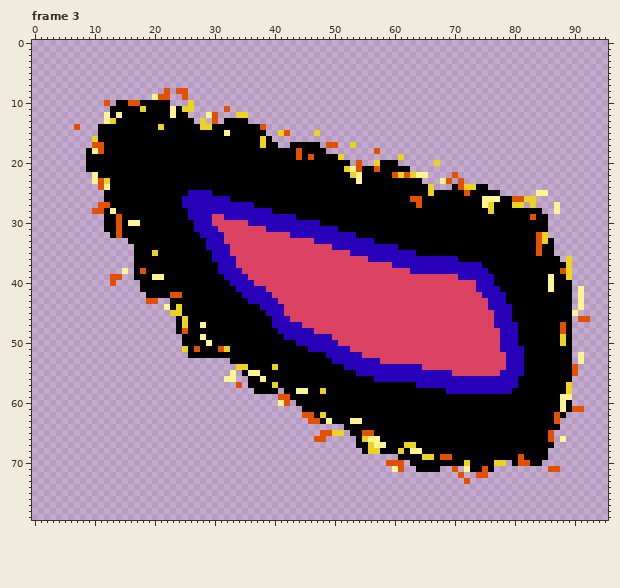
Pixel-art file: Assets/Raw/Sprites/Enemies/Boss4/PhaseSwitch/Left_2.aseprite. Above is the file before it was changed.
96x80 pixels, 8 frames. Shown: frame 3. The commit also changed other frames, which this record leaves out.
The result:
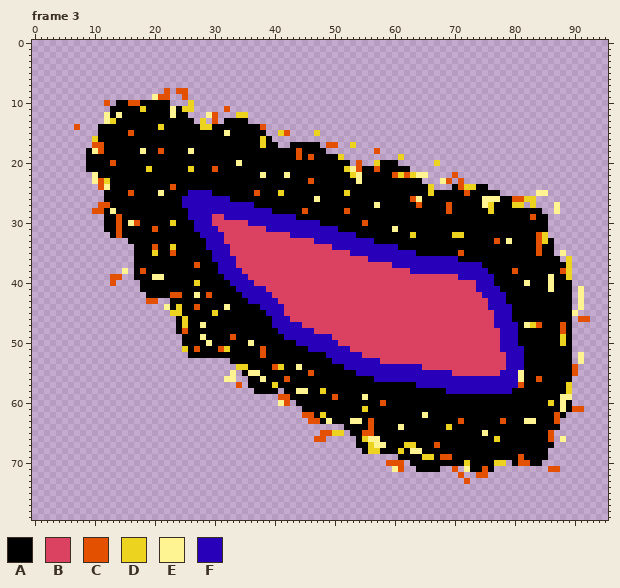
Palette (. is transparent): A #000000  B #db4161  C #e35100  D #ebd320  E #fff392  F #2800ba
Changes in this commit:
Changed rows in their new state; - is an unchanged pixel.
Frame 3, layer "Base":
first column x 13:
15 ---C------------------------------------------------------------------------
18 -----E--C----E--------------------------------------------------------------
20 C--------------------E------------------------------------------------------
21 ------D------D---C----------------------------------------------------------
22 -------------------------E---E----------------------------------------------
23 ---------------------------------C------------------------------------------
24 ----------C-----------------------------------------------------------------
25 ---C----E---------------C---D----------D------------------------------------
26 ----------------------------------E----------------E------------------------
27 --------------------------------------------E-----------C-------------------
28 --------------------------------C------C----------------C-------------------
30 ----C-----D-------------------------------C---------------------------------
31 -------C---------------------------------------E----------------------------
32 --------------------------------------------------D------DD-----------------
33 ----------------------------------------------------------------C-E---------
34 -------C--D-----------------------------------------------------------------
35 ----------C-----------------------------------------------C----------------E
37 --------------C-------------------------------------------------------------
38 -------------------------------------------------------------------C--------
40 --------------D------------------------------------------------------E------
42 --------------E-C-----------------------------------------------------------
44 --------------C----E--------------------------------------------------------
45 -----------------D----------------------------------------------------------
47 ---------------------------------------------------------------------EDC----
49 --------------------C-------------------------------------------------------
50 -----------------------E----------------------------------------------------
51 -------------------------C--------------------------------------------------
52 -------------------------C--------------------------------------------------
54 ---------------------------CD--E--------------------------------------------
55 ---------------------------------C----------------------------------E-------
56 -----------------------------C--------------------------------------E--C----
57 --------------------------------------------------------------------C-------
59 -------------------------------------C----E---------------------------------
60 ---------------------------------------------C---------------------------D--
61 ------------------------------------------D---------------------------------
62 ----------------------------------------------------E-----------------------
63 -------------------------------------------C--------------C------C---EE-----
64 -------------------------------------------C----E-------D-------------------
65 --------------------------------------------------------------E-------------
66 ----------------------------------------------------------------D-----------
67 ------------------------------------------------------C---------------------
